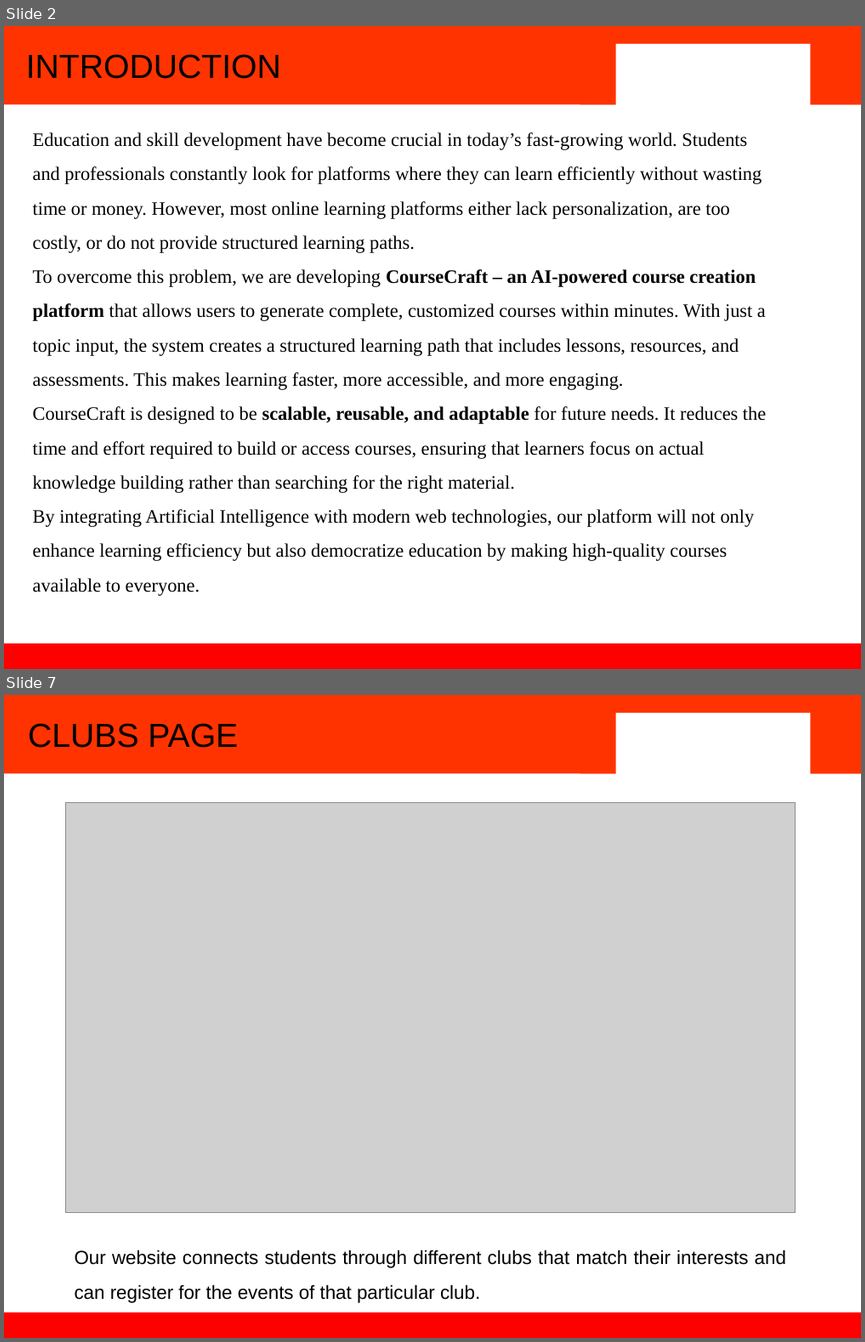
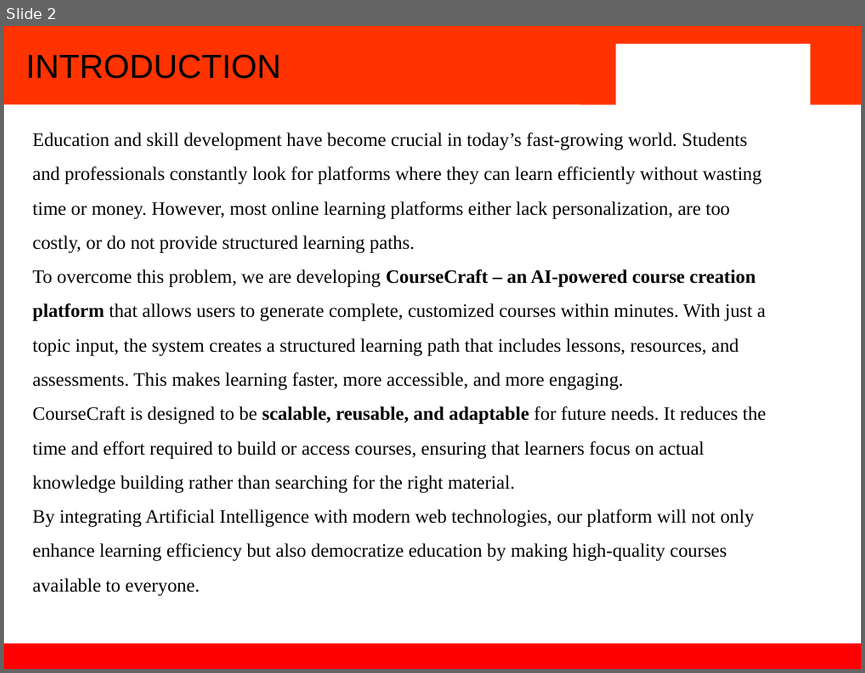
Before and after one commit to KartikyaSokhal/CourseCraft, a slide deck: FEE ST1/coursecraft.pptx. Shown one above the other, each under a label of ours: slides 2 and 7 before the commit, slide 2 after it; the slides between them are not shown. The pictures are 865x1342 and 865x673 pixels, drawn with LibreOffice and Linux fonts; fonts in the diff are those of the drawing; grey boxes stand for pictures; background and template pictures are left out. Boxes give left, top, right and bottom in pixels: in the first picture for what was removed or moved away, otherwise in the second. Text is boxed around its words. In the diff, an @@ line names an element or a change of style, - is before the commit and + after.

```diff
--- a/FEE ST1/coursecraft.pptx
+++ b/FEE ST1/coursecraft.pptx
@@ slide 7 removed at bbox=[4, 695, 861, 1338], background #FFFFFF; not listed: 4 template elements that a slide beside it also shows @@
@@ text removed at bbox=[28, 723, 238, 748] @@
-CLUBS PAGE
@@ picture removed at bbox=[66, 803, 794, 1212] @@
@@ text removed at bbox=[75, 1249, 786, 1303] @@
-Our website connects students through different clubs that match their interests and can register for the events of that particular club.
```
Also in this commit, not shown: 3 slides changed, 3 slides added, 3 other slides removed, 2 other files.
